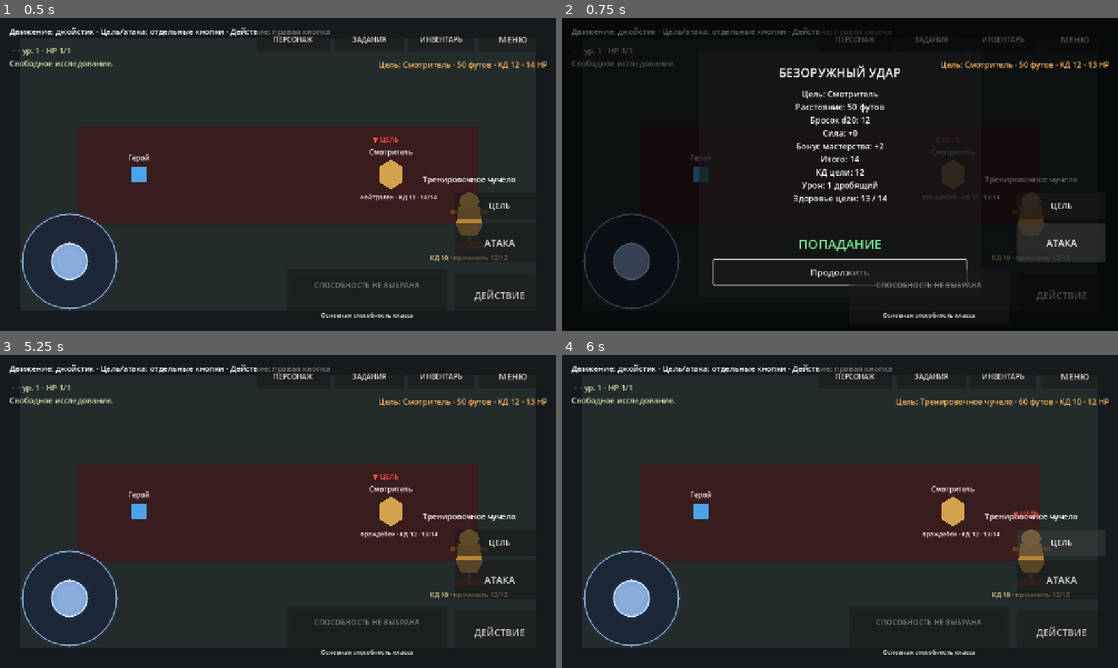
Above: before the commit, frames 1-4 (two rows, left to right).
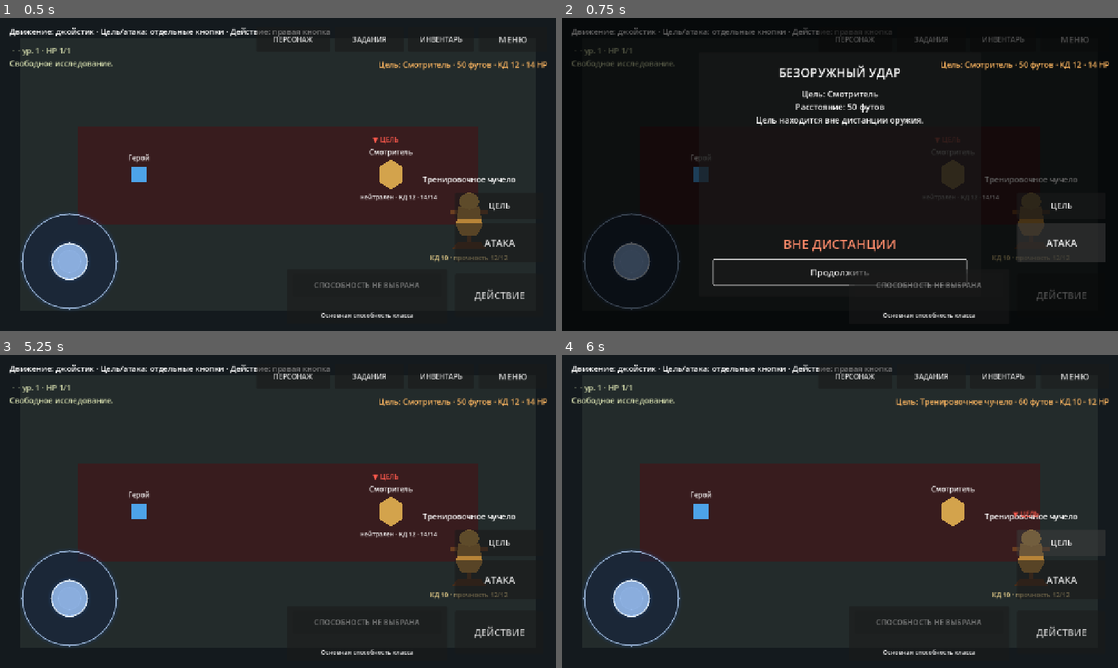
Above: after the commit, the same moments.

Repository: eretenkodaniil16-rgb/rpg-project
Game: Godot game, scene res://scenes/game/game.tscn
Same seed, same stepped clock (60 frames per second), same inputs: the game is played once before the commit and once after it. This scene is started directly instead of the project's main scene.
Inputs:
- Up to frame 1 (0.5 s): no input
- Up to frame 2 (0.75 s): click "АТАКА" at 0.5 s
- Up to frame 3 (5.25 s): click "ДЕЙСТВИЕ" at 1.25 s; click "МЕНЮ" at 2 s; click "ПЕРСОНАЖ" at 2.75 s; click "ЗАДАНИЯ" at 3.5 s; click "ИНВЕНТАРЬ" at 4.25 s; click "Продолжить" at 5 s
- Up to frame 4 (6 s): click "ЦЕЛЬ" at 5.75 s

Frame 1 is identical in both runs. In frame 2, 1.8% of the frame differs, in the area x 35-97%, y 13-75%; in frame 3, 0.2%; in frame 4, 0.1%.

Commit message:
fix: enforce five-foot reach for unarmed attacks

Diff:
--- a/scripts/systems/combat_system.gd
+++ b/scripts/systems/combat_system.gd
@@ -19,7 +19,10 @@
 	result.damage_type = "дробящий" if is_unarmed else str(weapon.get("damage_type", "физический"))
 	result.target_armor_class = maxi(target_armor_class, 0)
 	result.distance_feet = maxi(int(attack_context.get("distance_feet", 0)), 0)
-	result.range_state = "melee" if is_unarmed else DistanceSystem.weapon_range_state(weapon, result.distance_feet)
+	if is_unarmed:
+		result.range_state = "melee" if result.distance_feet <= DistanceSystem.MELEE_REACH_FEET else "out_of_range"
+	else:
+		result.range_state = DistanceSystem.weapon_range_state(weapon, result.distance_feet)
 	result.out_of_range = result.range_state == "out_of_range"
 	result.no_ammunition = bool(attack_context.get("no_ammunition", false))
 	if result.out_of_range:
